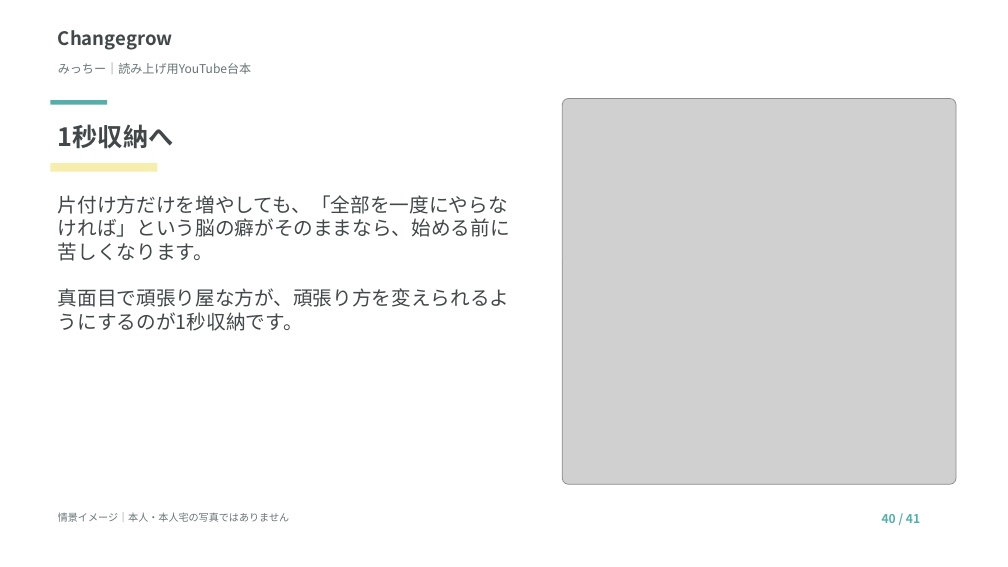
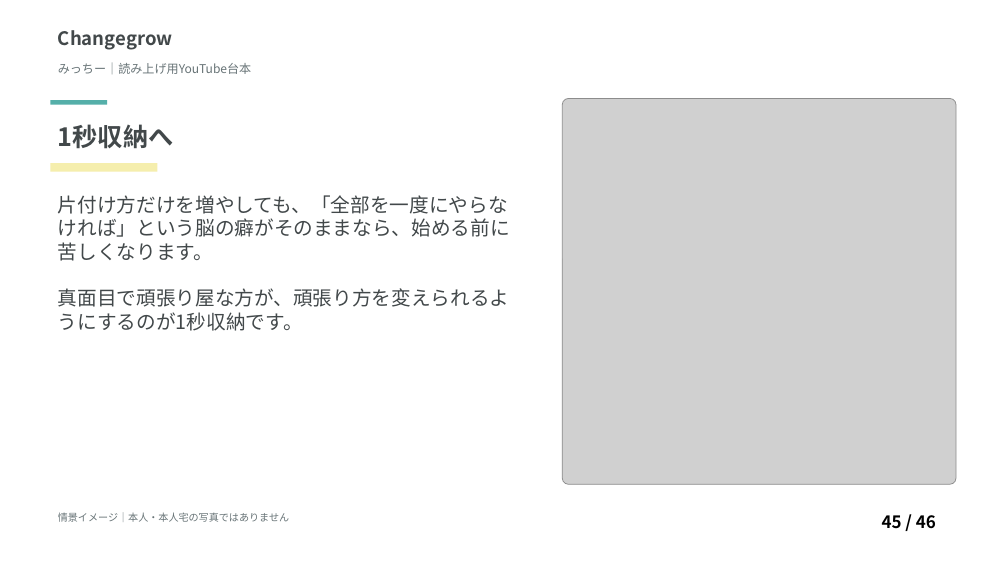
Before and after one commit to tanakayuc/static-pages, a slide deck: slide 45 of nakata-micchi-youtube-script/読み上げ台本.pptx (slide 40 before the commit). Drawn at 1008x567 pixels with LibreOffice and Linux fonts; fonts in the diff are those of the drawing; grey boxes stand for pictures. Boxes give left, top, right and bottom in pixels: in the first picture for what was removed or moved away, otherwise in the second. Text is boxed around its words. In the diff, an @@ line names an element or a change of style, - is before the commit and + after.

```diff
--- a/nakata-micchi-youtube-script/読み上げ台本.pptx
+++ b/nakata-micchi-youtube-script/読み上げ台本.pptx
@@ text at (882,515,936,529): text changed; size 11.5 to 16.2 pt; text colour #55AFA9 to #000000; bold off @@
-40 / 41
+45 / 46
```
Also in this commit, not shown: 40 other slides changed, 5 slides added, 1 other file.
